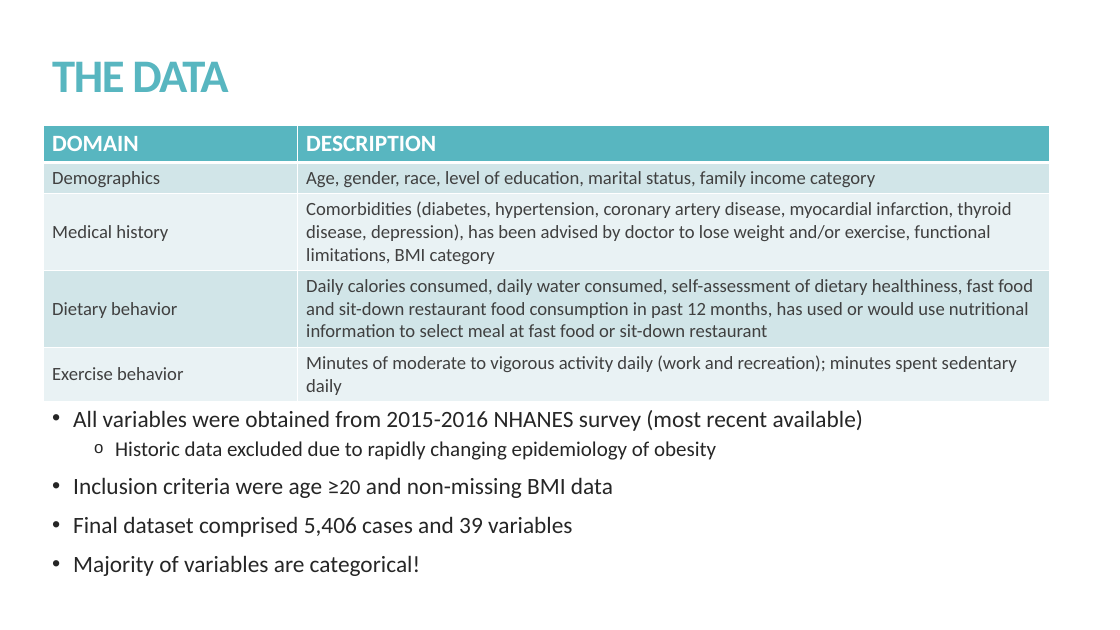
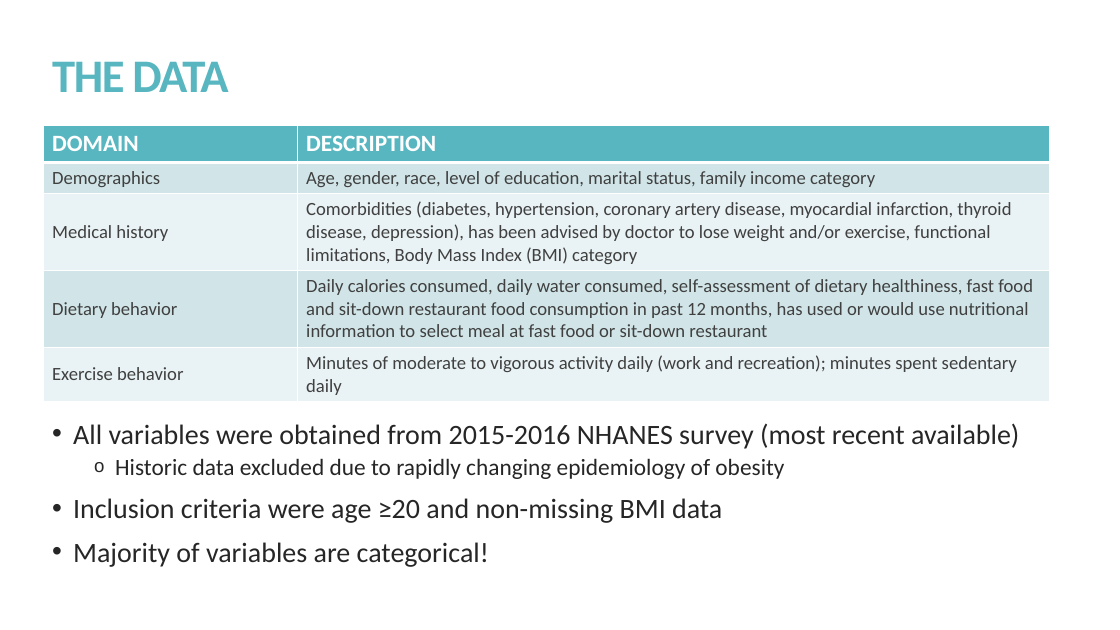
Before and after one commit to kmprioliPROF/CSC_8515_Final_Project, a slide deck: slide 6 of presentation/Prioli_presentation.pptx (slide 8 before the commit). Drawn at 1120x630 pixels with LibreOffice and Linux fonts; fonts in the diff are those of the drawing. Boxes give left, top, right and bottom in pixels: in the first picture for what was removed or moved away, otherwise in the second. Text is boxed around its words. In the diff, an @@ line names an element or a change of style, - is before the commit and + after.

```diff
--- a/presentation/Prioli_presentation.pptx
+++ b/presentation/Prioli_presentation.pptx
@@ table at bbox=[44, 125, 1050, 399] @@
-row 3, column 2: Comorbidities (diabetes, hypertension, coronary artery disease, myocardial infarction, thyroid disease, depression), has been advised by doctor to lose weight and/or exercise, functional limitations, BMI category
+row 3, column 2: Comorbidities (diabetes, hypertension, coronary artery disease, myocardial infarction, thyroid disease, depression), has been advised by doctor to lose weight and/or exercise, functional limitations, Body Mass Index (BMI) category
@@ text "All variables were obtained from ...": place and size @@
-text "All variables were obtained from ..." at bbox=[73, 410, 863, 576]
+text "All variables were obtained from ..." at bbox=[73, 423, 1019, 567]
@@ text "All variables were obtained from ..." at bbox=[73, 423, 1019, 567]: size 20 to 24 pt in "All variables were obtained from 2015-2016 NHANES ...", "Inclusion criteria were age ≥20 and non-missing ...", "Majority of variables are categorical!"; size 18 to 20 pt in "Historic data excluded due to rapidly changing ..."; size 18 to 24 pt in "≥20" @@
@@ text at bbox=[73, 516, 572, 537]: paragraph removed @@
-• Final dataset comprised 5,406 cases and 39 variables
```
Also in this commit, not shown: 6 other slides changed.
